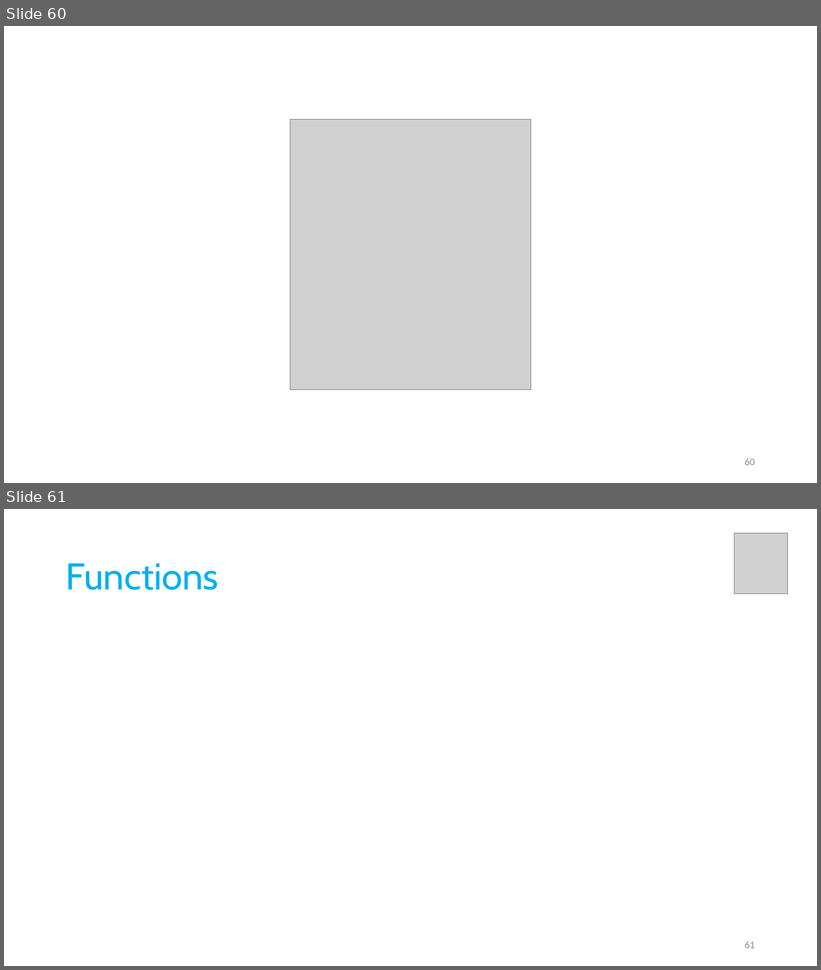
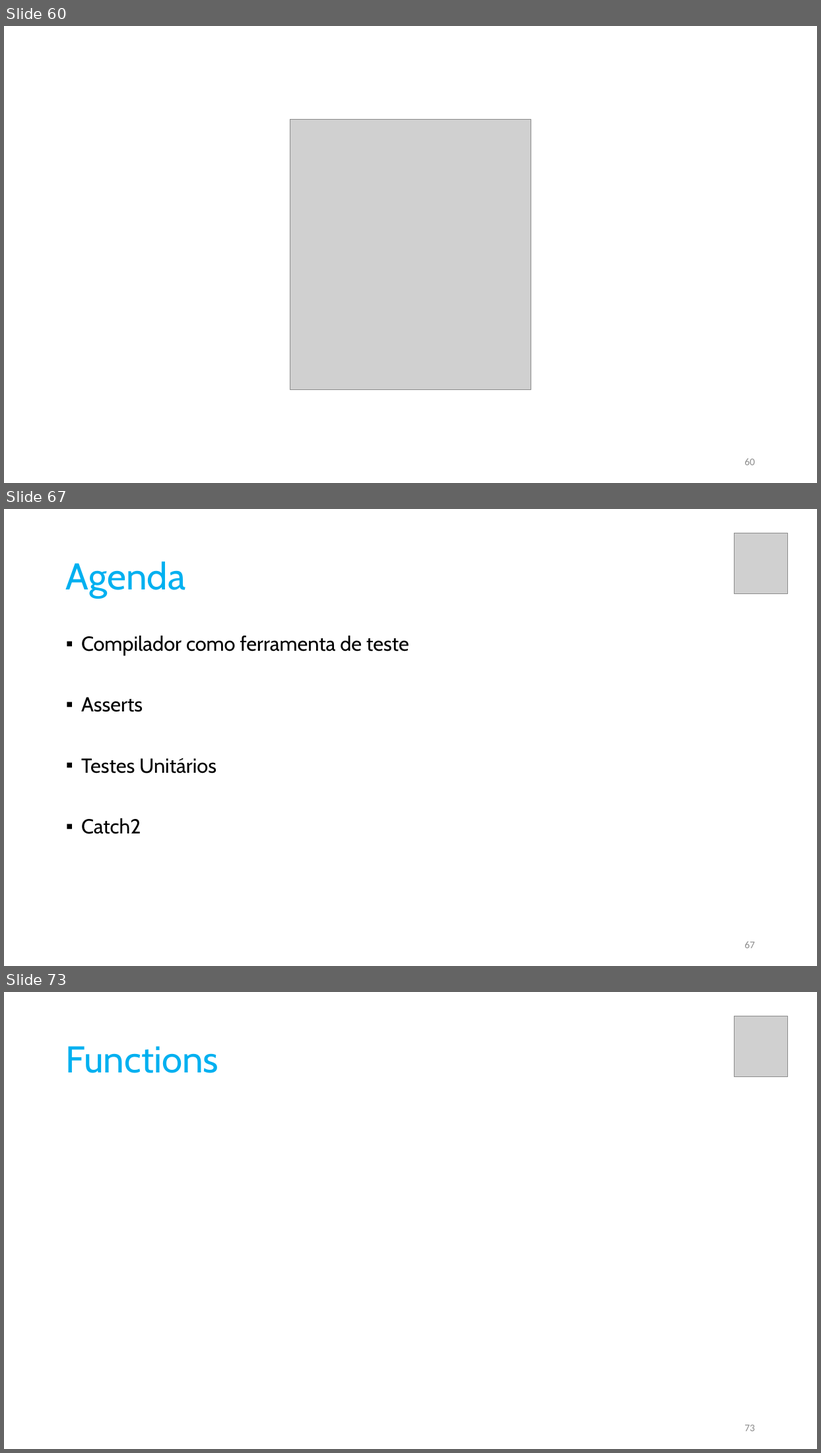
Before and after one commit to pfaco/ees_cpp, a slide deck: slides/C++.pptx. Shown one above the other, each under a label of ours: slides 60 and 61 before the commit, slides 60, 67 and 73 after it; the slides between them are not shown. The pictures are 821x970 and 821x1453 pixels, drawn with LibreOffice and Linux fonts; fonts in the diff are those of the drawing; grey boxes stand for pictures. Boxes give left, top, right and bottom in pixels: in the first picture for what was removed or moved away, otherwise in the second. Text is boxed around its words. In the diff, an @@ line names an element or a change of style, - is before the commit and + after.

```diff
--- a/slides/C++.pptx
+++ b/slides/C++.pptx
@@ slide 67 added at (4, 509, 817, 966), background #FFFFFF @@
@@ picture added at (735, 533, 789, 593) @@
@@ title added at (66, 561, 186, 598), 44 pt, text #00B0F0 @@
+Agenda
@@ text added at (81, 636, 409, 834), 24 pt, text #000000 @@
+▪ Compilador como ferramenta de teste
+▪ Asserts
+▪ Testes Unitários
+▪ Catch2
@@ page number added at (745, 941, 755, 949), 12 pt, text #8C8C8C @@
+67
@@ what was slide 61 is now slide 73 @@
@@ page number at (745, 1425, 755, 1432): text changed @@
-61
+73
```
Also in this commit, not shown: 11 other slides added, 1 other file.
